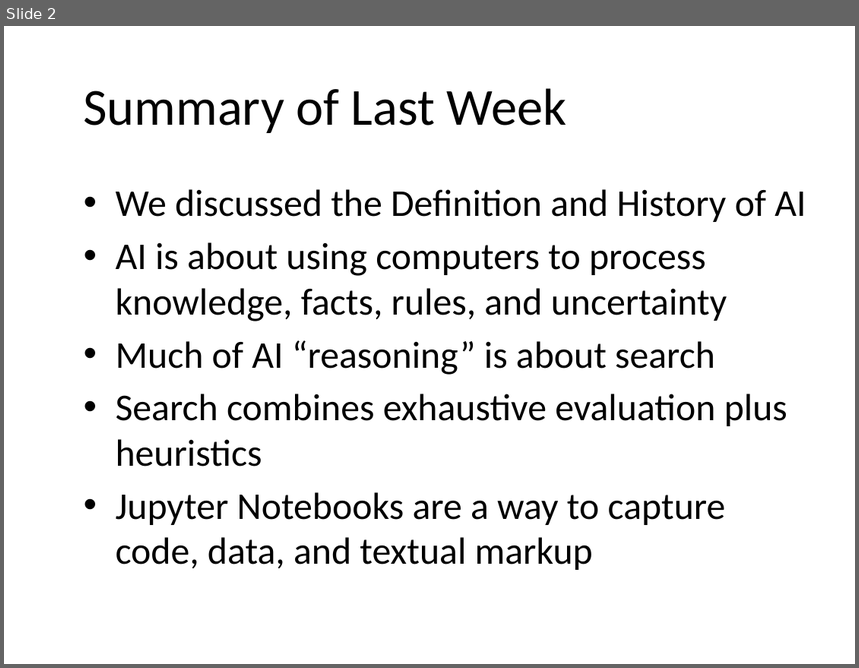
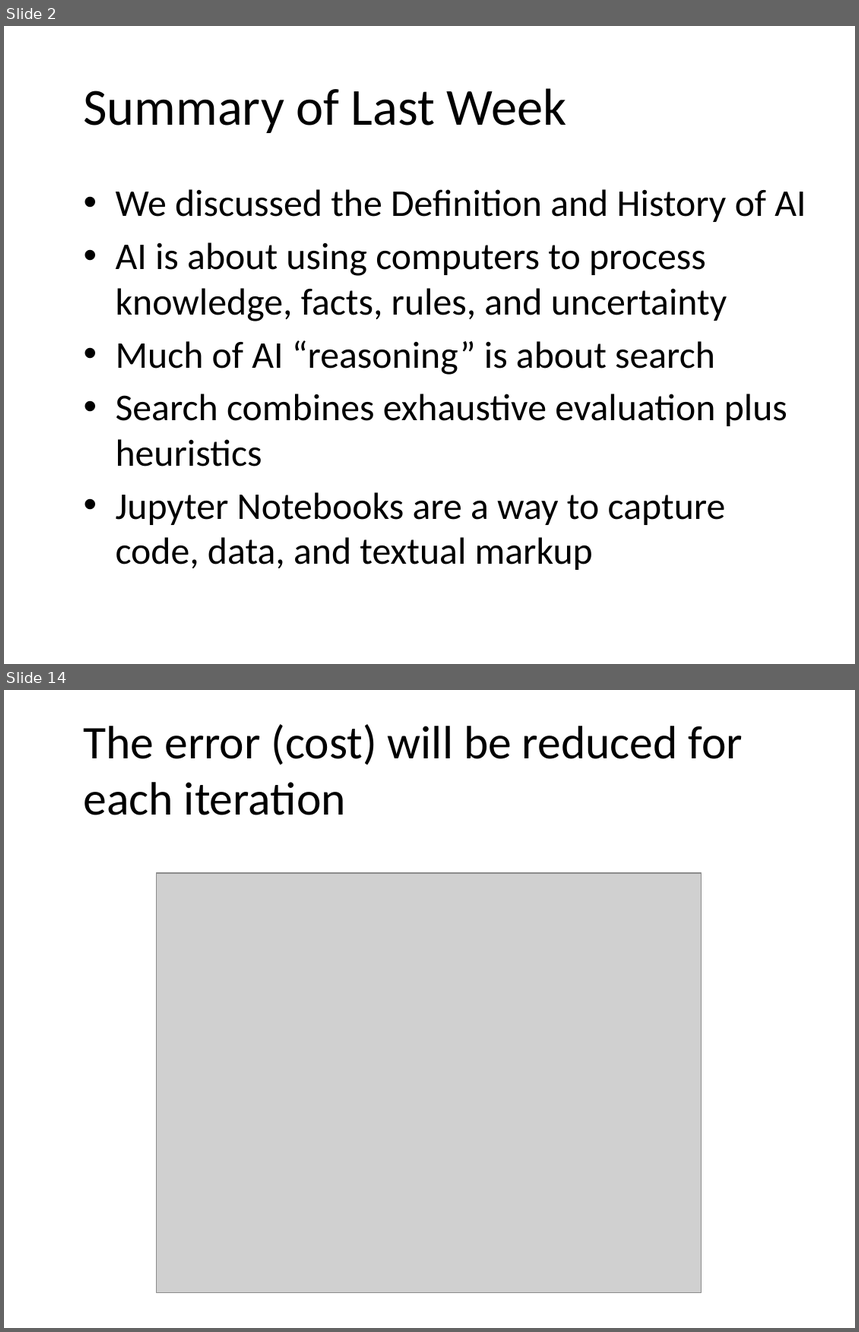
Before and after one commit to JeffRisberg/PythonNotebooksForAI, a slide deck: Documents/60-Introduction.pptx. Shown one above the other, each under a label of ours: slide 2 before the commit, slides 2 and 14 after it; the slides between them are not shown. The pictures are 859x668 and 859x1332 pixels, drawn with LibreOffice and Linux fonts; fonts in the diff are those of the drawing; grey boxes stand for pictures; background and template pictures are left out. Boxes give left, top, right and bottom in pixels: in the first picture for what was removed or moved away, otherwise in the second. Text is boxed around its words. In the diff, an @@ line names an element or a change of style, - is before the commit and + after.

```diff
--- a/Documents/60-Introduction.pptx
+++ b/Documents/60-Introduction.pptx
@@ slide 14 added at (4, 690, 855, 1328), background picture (left out) @@
@@ title added at (84, 724, 743, 815), 39.6 pt, text #000000 @@
+The error (cost) will be reduced for each iteration
@@ picture added at (156, 873, 701, 1293) @@
```
Also in this commit, not shown: 1 slide changed, 13 other slides added, 2 other files.
